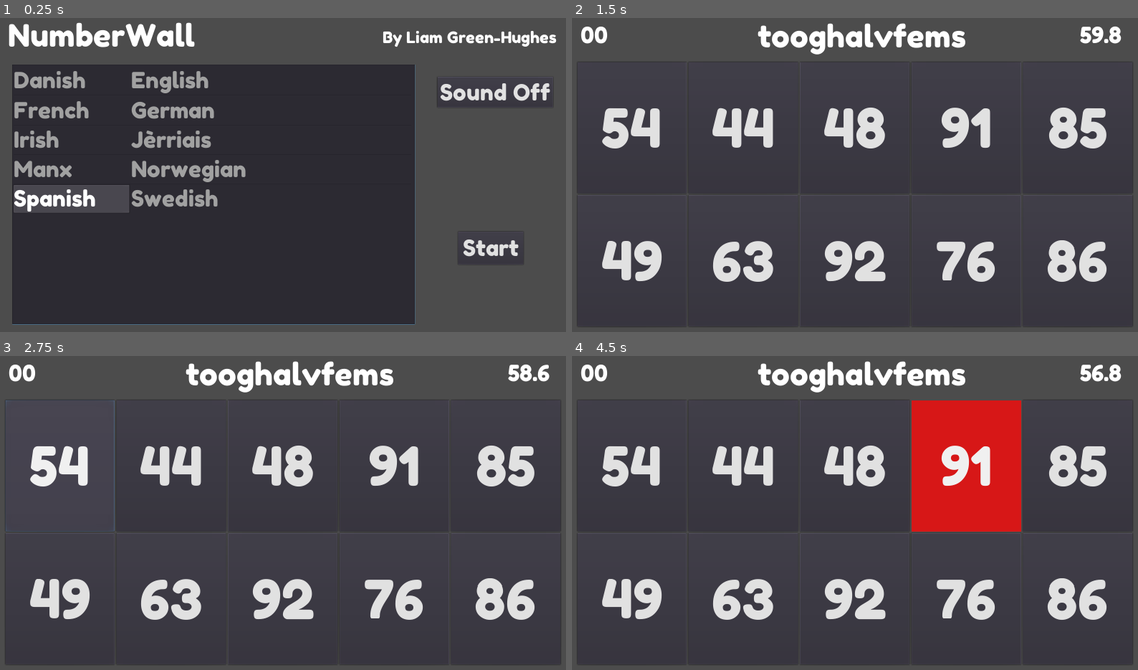
Above: before the commit, frames 1-4 (two rows, left to right).
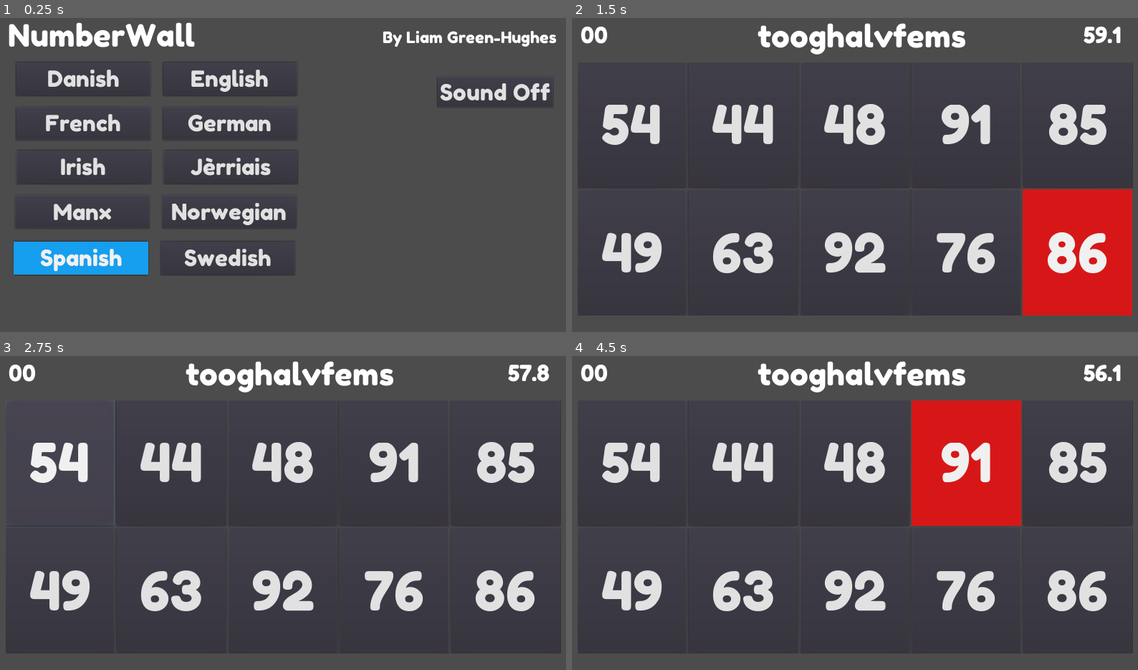
Above: after the commit, the same moments.

Repository: liamgh/NumberWall
Game: Godot game, scene res://Start.tscn
Same seed, same stepped clock (60 frames per second), same inputs: the game is played once before the commit and once after it.
Inputs (mouse positions are in pixels of both pictures, inside the frame that each line leads up to):
- Up to frame 1 (0.25 s): no input
- Up to frame 2 (1.5 s): click (656, 77) at 0.5 s, where only the run after the commit has a clickable "Danish"; click (1064, 247) at 1.25 s, where only the run before the commit has a clickable "Start"
- Up to frame 3 (2.75 s): click "54" at 2 s
- Up to frame 4 (4.5 s): click "44" at 2.75 s; click "48" at 3.5 s; click "91" at 4.25 s

The runs differ from the first frame. In frame 1, 42% of the frame differs, in the area x 2-92%, y 14-98%; in frame 2, 13%; in frame 3, 6.7%; in frame 4, 7.2%.

Commit message:
New launcher

Diff:
--- a/Game.tscn
+++ b/Game.tscn
@@ -57,20 +57,21 @@
 [node name="NumberGrid" type="VBoxContainer" parent="."]
 margin_top = 96.0
 margin_right = 1240.0
-margin_bottom = 686.0
+margin_bottom = 661.0
+rect_clip_content = true
 alignment = 1
 script = ExtResource( 3 )
 
 [node name="Row1" type="HBoxContainer" parent="NumberGrid"]
 margin_right = 1240.0
-margin_bottom = 293.0
+margin_bottom = 280.0
 size_flags_horizontal = 3
 size_flags_vertical = 3
 alignment = 1
 
 [node name="Option1" type="Button" parent="NumberGrid/Row1"]
 margin_right = 244.0
-margin_bottom = 293.0
+margin_bottom = 280.0
 focus_neighbour_left = NodePath("../Option5")
 focus_neighbour_right = NodePath("../Option2")
 focus_neighbour_bottom = NodePath("../../Row2/Option6")
@@ -85,7 +86,7 @@
 [node name="Option2" type="Button" parent="NumberGrid/Row1"]
 margin_left = 248.0
 margin_right = 493.0
-margin_bottom = 293.0
+margin_bottom = 280.0
 focus_neighbour_left = NodePath("../Option1")
 focus_neighbour_right = NodePath("../Option3")
 focus_neighbour_bottom = NodePath("../../Row2/Option7")
@@ -100,7 +101,7 @@
 [node name="Option3" type="Button" parent="NumberGrid/Row1"]
 margin_left = 497.0
 margin_right = 742.0
-margin_bottom = 293.0
+margin_bottom = 280.0
 focus_neighbour_left = NodePath("../Option2")
 focus_neighbour_right = NodePath("../Option4")
 focus_neighbour_bottom = NodePath("../../Row2/Option8")
@@ -115,7 +116,7 @@
 [node name="Option4" type="Button" parent="NumberGrid/Row1"]
 margin_left = 746.0
 margin_right = 991.0
-margin_bottom = 293.0
+margin_bottom = 280.0
 focus_neighbour_left = NodePath("../Option3")
 focus_neighbour_right = NodePath("../Option5")
 focus_neighbour_bottom = NodePath("../../Row2/Option9")
@@ -130,7 +131,7 @@
 [node name="Option5" type="Button" parent="NumberGrid/Row1"]
 margin_left = 995.0
 margin_right = 1240.0
-margin_bottom = 293.0
+margin_bottom = 280.0
 focus_neighbour_left = NodePath("../Option4")
 focus_neighbour_right = NodePath("../Option1")
 focus_neighbour_bottom = NodePath("../../Row2/Option10")
@@ -143,16 +144,16 @@
 text = "00"
 
 [node name="Row2" type="HBoxContainer" parent="NumberGrid"]
-margin_top = 297.0
-margin_right = 1240.0
-margin_bottom = 590.0
+margin_top = 284.0
+margin_right = 1240.0
+margin_bottom = 565.0
 grow_horizontal = 0
 size_flags_horizontal = 3
 size_flags_vertical = 3
 
 [node name="Option6" type="Button" parent="NumberGrid/Row2"]
 margin_right = 244.0
-margin_bottom = 293.0
+margin_bottom = 281.0
 focus_neighbour_left = NodePath("../Option10")
 focus_neighbour_top = NodePath("../../Row1/Option1")
 focus_neighbour_right = NodePath("../Option7")
@@ -167,7 +168,7 @@
 [node name="Option7" type="Button" parent="NumberGrid/Row2"]
 margin_left = 248.0
 margin_right = 493.0
-margin_bottom = 293.0
+margin_bottom = 281.0
 focus_neighbour_left = NodePath("../Option6")
 focus_neighbour_top = NodePath("../../Row1/Option2")
 focus_neighbour_right = NodePath("../Option8")
@@ -182,7 +183,7 @@
 [node name="Option8" type="Button" parent="NumberGrid/Row2"]
 margin_left = 497.0
 margin_right = 742.0
-margin_bottom = 293.0
+margin_bottom = 281.0
 focus_neighbour_left = NodePath("../Option7")
 focus_neighbour_top = NodePath("../../Row1/Option3")
 focus_neighbour_right = NodePath("../Option9")
@@ -197,7 +198,7 @@
 [node name="Option9" type="Button" parent="NumberGrid/Row2"]
 margin_left = 746.0
 margin_right = 991.0
-margin_bottom = 293.0
+margin_bottom = 281.0
 focus_neighbour_left = NodePath("../Option8")
 focus_neighbour_top = NodePath("../../Row1/Option4")
 focus_neighbour_right = NodePath("../Option10")
@@ -212,7 +213,7 @@
 [node name="Option10" type="Button" parent="NumberGrid/Row2"]
 margin_left = 995.0
 margin_right = 1240.0
-margin_bottom = 293.0
+margin_bottom = 281.0
 focus_neighbour_left = NodePath("../Option9")
 focus_neighbour_top = NodePath("../../Row1/Option5")
 focus_neighbour_right = NodePath("../Option6")
--- a/Start.gd
+++ b/Start.gd
@@ -1,38 +1,28 @@
 extends Control
 
-onready var pickLanguageSelect = $PickLanguage
-onready var startBtn = $StartBtn
+
+onready var buttons = {
+	"dk-dk": $LangOpts/DKDKBtn,
+	"en-gb": $LangOpts/ENGBBtn,
+	"fr-fr": $LangOpts/FRFRBtn,
+	"de-de": $LangOpts/DEDEBtn,
+	"ga-ie": $LangOpts/GAIEBtn,
+	"nrf-je": $LangOpts/NRFJEBtn,
+	"gv-im": $LangOpts/GVIMBtn,
+	"no-no": $LangOpts/NONOBtn,
+	"es-es": $LangOpts/ESESBtn,
+	"sv-se": $LangOpts/SVSEBtn
+}
 
 # Called when the node enters the scene tree for the first time.
 func _ready():
-	addLanguageToMenu("dk-dk", "Danish")
-	addLanguageToMenu("en-gb", "English")
-	addLanguageToMenu("fr-fr", "French")
-	addLanguageToMenu("de-de", "German")
-	addLanguageToMenu("ga-ie", "Irish")
-	addLanguageToMenu("nrf-je", "Jèrriais")
-	addLanguageToMenu("gv-im", "Manx")
-	addLanguageToMenu("no-no", "Norwegian")
-	addLanguageToMenu("es-es", "Spanish")
-	addLanguageToMenu("sv-se", "Swedish")
+	if buttons[PlayerVariables.get_language()]:
+		buttons[PlayerVariables.get_language()].grab_focus()
+	else:
+		buttons["dk-dk"].grab_focus()
+	for key in buttons:
+		buttons[key].connect("pressed", self, "start_game", [key])
 
-	startBtn.disabled = false
-	pickLanguageSelect.grab_focus()
-
-func addLanguageToMenu(language, name):
-	var i = pickLanguageSelect.get_item_count()
-	pickLanguageSelect.add_item(name)
-	pickLanguageSelect.set_item_metadata(i, language)
-	# Select this if it was selected last time
-	if language == PlayerVariables.get_language():
-		pickLanguageSelect.select(i)
-
-
-func _on_StartBtn_pressed():
-	if pickLanguageSelect.is_anything_selected():
-		var selected = pickLanguageSelect.get_selected_items()
-		PlayerVariables.set_language(pickLanguageSelect.get_item_metadata(selected[0]))
-		get_tree().change_scene("res://Game.tscn")
-
-func _on_PickLanguage_item_selected(index):
-	startBtn.disabled = false
+func start_game(key):
+	PlayerVariables.set_language(key)
+	get_tree().change_scene("res://Game.tscn")
--- a/Start.tscn
+++ b/Start.tscn
@@ -1,7 +1,6 @@
-[gd_scene load_steps=8 format=2]
+[gd_scene load_steps=7 format=2]
 
 [ext_resource path="res://app_theme.tres" type="Theme" id=1]
-[ext_resource path="res://correct.tres" type="StyleBox" id=2]
 [ext_resource path="res://Start.gd" type="Script" id=3]
 [ext_resource path="res://Fonts/FredokaOne-Question.tres" type="DynamicFont" id=4]
 [ext_resource path="res://EnableSoundBtn.gd" type="Script" id=5]
@@ -34,49 +33,98 @@
 align = 2
 valign = 1
 
-[node name="PickLanguage" type="ItemList" parent="."]
-margin_left = 35.0
-margin_top = 121.0
-margin_right = 935.0
-margin_bottom = 701.0
-focus_neighbour_top = NodePath("../EnableSoundBtn")
-focus_neighbour_bottom = NodePath("../StartBtn")
-focus_next = NodePath("../StartBtn")
-size_flags_horizontal = 3
-size_flags_vertical = 3
-theme = ExtResource( 1 )
-custom_styles/selected = ExtResource( 2 )
-max_columns = 2
-same_column_width = true
-
-[node name="StartBtn" type="Button" parent="."]
-margin_left = 1031.0
-margin_top = 494.0
-margin_right = 1177.0
-margin_bottom = 568.0
-focus_neighbour_left = NodePath("../PickLanguage")
-focus_neighbour_top = NodePath("../EnableSoundBtn")
-focus_next = NodePath("../EnableSoundBtn")
-focus_previous = NodePath("../PickLanguage")
-theme = ExtResource( 1 )
-custom_styles/hover = ExtResource( 2 )
-custom_styles/pressed = ExtResource( 2 )
-custom_styles/focus = ExtResource( 2 )
-text = "Start"
-
 [node name="EnableSoundBtn" type="Button" parent="."]
 margin_left = 985.0
 margin_top = 149.0
 margin_right = 1221.0
 margin_bottom = 212.0
-focus_neighbour_left = NodePath("../PickLanguage")
-focus_neighbour_bottom = NodePath("../StartBtn")
 theme = ExtResource( 1 )
 custom_styles/hover = ExtResource( 7 )
 custom_styles/focus = ExtResource( 7 )
 text = "Sound On"
 script = ExtResource( 5 )
 
-[connection signal="item_selected" from="PickLanguage" to="." method="_on_PickLanguage_item_selected"]
-[connection signal="pressed" from="StartBtn" to="." method="_on_StartBtn_pressed"]
+[node name="LangOpts" type="Control" parent="."]
+margin_left = 44.0
+margin_top = 116.0
+margin_right = 950.0
+margin_bottom = 676.0
+theme = ExtResource( 1 )
+
+[node name="DKDKBtn" type="Button" parent="LangOpts"]
+margin_right = 300.0
+margin_bottom = 75.0
+custom_styles/focus = ExtResource( 7 )
+text = "Danish"
+
+[node name="ENGBBtn" type="Button" parent="LangOpts"]
+margin_left = 328.0
+margin_right = 628.0
+margin_bottom = 75.0
+custom_styles/focus = ExtResource( 7 )
+text = "English"
+
+[node name="FRFRBtn" type="Button" parent="LangOpts"]
+margin_top = 100.0
+margin_right = 300.0
+margin_bottom = 175.0
+custom_styles/focus = ExtResource( 7 )
+text = "French"
+
+[node name="DEDEBtn" type="Button" parent="LangOpts"]
+margin_left = 328.0
+margin_top = 100.0
+margin_right = 628.0
+margin_bottom = 175.0
+custom_styles/focus = ExtResource( 7 )
+text = "German"
+
+[node name="GAIEBtn" type="Button" parent="LangOpts"]
+margin_left = 1.0
+margin_top = 197.0
+margin_right = 301.0
+margin_bottom = 272.0
+custom_styles/focus = ExtResource( 7 )
+text = "Irish"
+
+[node name="NRFJEBtn" type="Button" parent="LangOpts"]
+margin_left = 329.0
+margin_top = 197.0
+margin_right = 629.0
+margin_bottom = 272.0
+custom_styles/focus = ExtResource( 7 )
+text = "Jèrriais"
+
+[node name="GVIMBtn" type="Button" parent="LangOpts"]
+margin_left = -2.0
+margin_top = 297.0
+margin_right = 298.0
+margin_bottom = 372.0
+custom_styles/focus = ExtResource( 7 )
+text = "Manx"
+
+[node name="NONOBtn" type="Button" parent="LangOpts"]
+margin_left = 326.0
+margin_top = 297.0
+margin_right = 626.0
+margin_bottom = 372.0
+custom_styles/focus = ExtResource( 7 )
+text = "Norwegian"
+
+[node name="ESESBtn" type="Button" parent="LangOpts"]
+margin_left = -5.0
+margin_top = 400.0
+margin_right = 295.0
+margin_bottom = 475.0
+custom_styles/focus = ExtResource( 7 )
+text = "Spanish"
+
+[node name="SVSEBtn" type="Button" parent="LangOpts"]
+margin_left = 323.0
+margin_top = 400.0
+margin_right = 623.0
+margin_bottom = 475.0
+custom_styles/focus = ExtResource( 7 )
+text = "Swedish"
+
 [connection signal="pressed" from="EnableSoundBtn" to="EnableSoundBtn" method="_on_EnableSoundBtn_pressed"]
